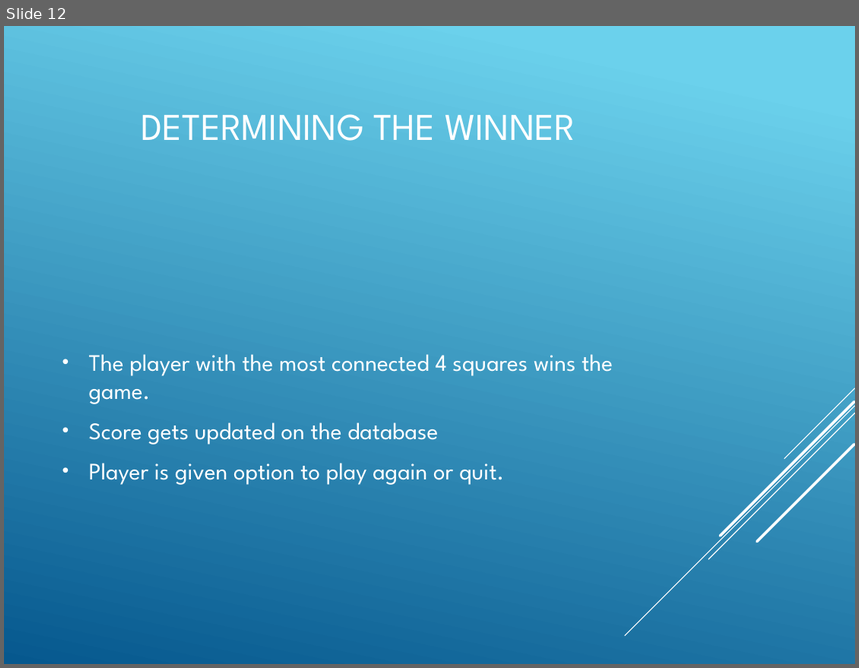
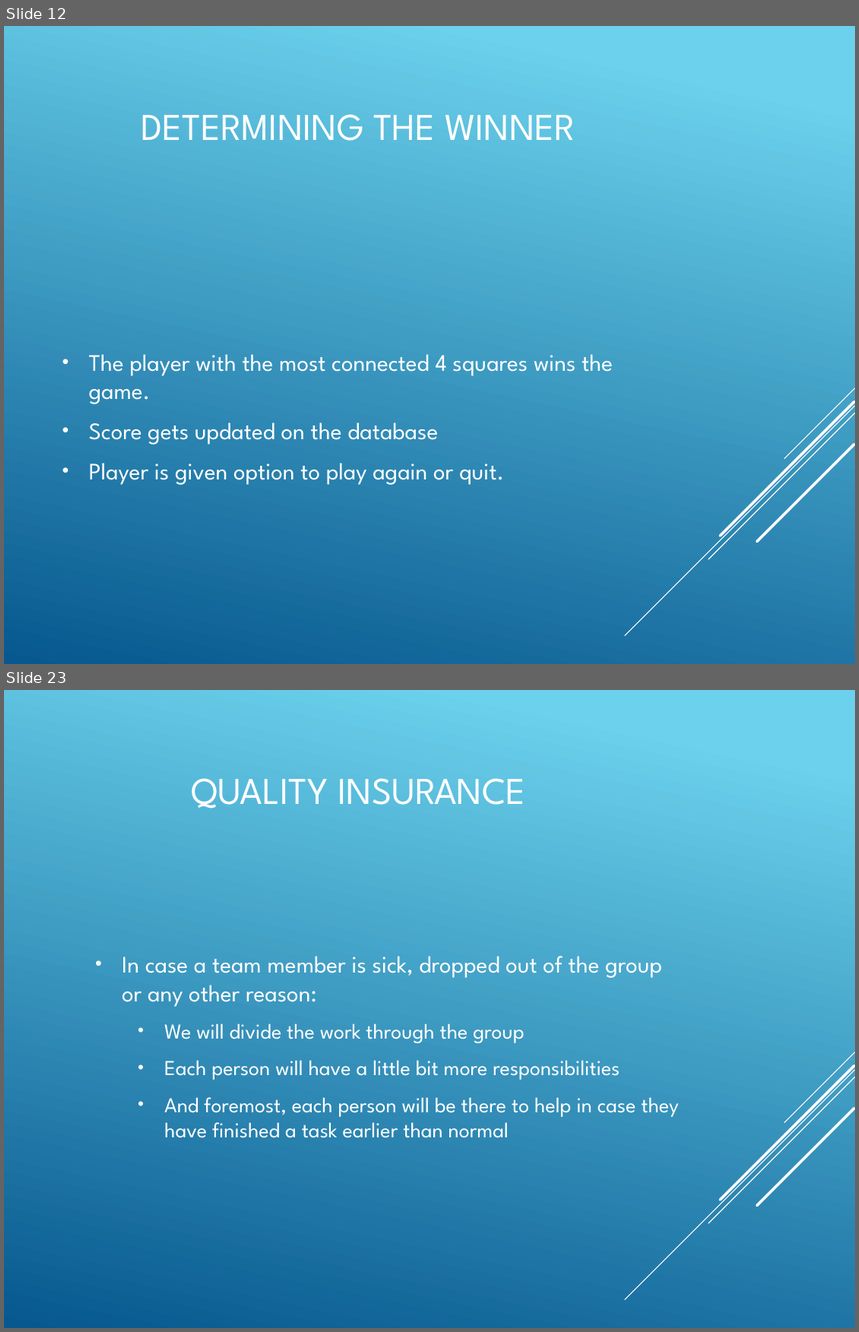
Before and after one commit to Amatarasu/A-Team, a slide deck: Power Point Presentation-bk.pptx. Shown one above the other, each under a label of ours: slide 12 before the commit, slides 12 and 23 after it; the slides between them are not shown. The pictures are 859x668 and 859x1332 pixels, drawn with LibreOffice and Linux fonts; fonts in the diff are those of the drawing. Boxes give left, top, right and bottom in pixels: in the first picture for what was removed or moved away, otherwise in the second. Text is boxed around its words. In the diff, an @@ line names an element or a change of style, - is before the commit and + after.

```diff
--- a/Power Point Presentation-bk.pptx
+++ b/Power Point Presentation-bk.pptx
@@ slide 23 added at <box>4,690,855,1328</box>, background gradient #6ED2EB to #06588E; not listed: 5 template elements that a slide beside it also shows @@
@@ title added at <box>191,778,525,809</box>, 32 pt, text #FFFFFF @@
+QUALITY INSURANCE
@@ text added at <box>122,956,680,1138</box>, 18 pt, text #FFFFFF @@
+• In case a team member is sick, dropped out of the group or any other reason:
+  • We will divide the work through the group
+  • Each person will have a little bit more responsibilities
+  • And foremost, each person will be there to help in case they have finished a task earlier than normal
```
Also in this commit, not shown: 1 slide changed, 11 other slides added, 1 slide removed, 8 other files.
